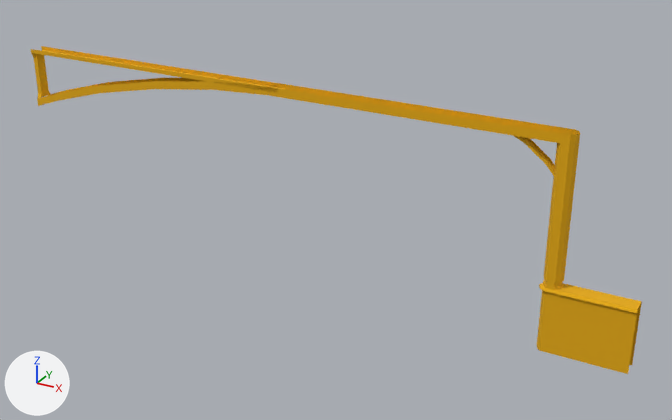
One commit to the FBX model Assets/Modelos 3D/Inferno/Pilares.fbx: the scene before it, then after it.
Rendered twice from a 50 mm camera at (7.46, -15.96, 7.14) aimed at (-1.45, 0.23, -0.96). The lights are fixed; the arrows at lower left show +X, +Y and +Z. Where no turn or scale is listed for an object, it has been applied to the vertices.

Names of what the first picture shows: 'Pilares'.
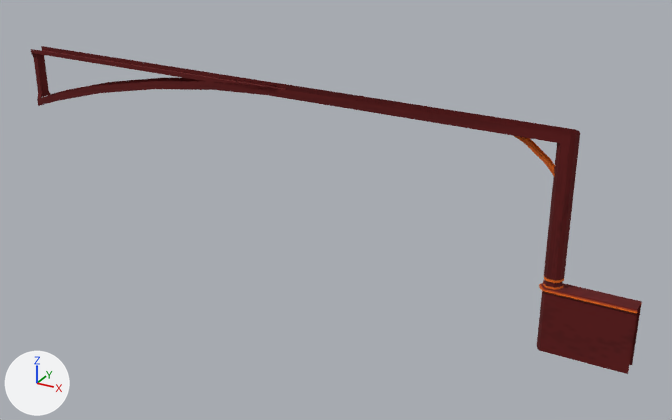
Scene script edits in JSON lines:
```json
{"op": "add", "block": "img_pilares_png", "code": ["img_pilares_png = load_image('Pilares.png', '_unpacked/Pilares.png', 32, 32, 'sRGB')"]}
{"op": "remove", "block": "mat_pilares", "code": "mat_pilares.base_color = (0.801, 0.412, 0.0)  # yellow #e7ac00"}
{"op": "add", "block": "mat_pilares", "code": "mat_pilares.texture = img_pilares_png  # with its transparency"}
```

Boxes (x1, y1, x2, y2) around the edits, measured in the pictures (672 x 420 px):
```json
{"object": "Pilares", "change": "surface changed", "before": [31, 46, 642, 374], "after": [31, 46, 642, 374], "on screen": "yellow to red"}
```
